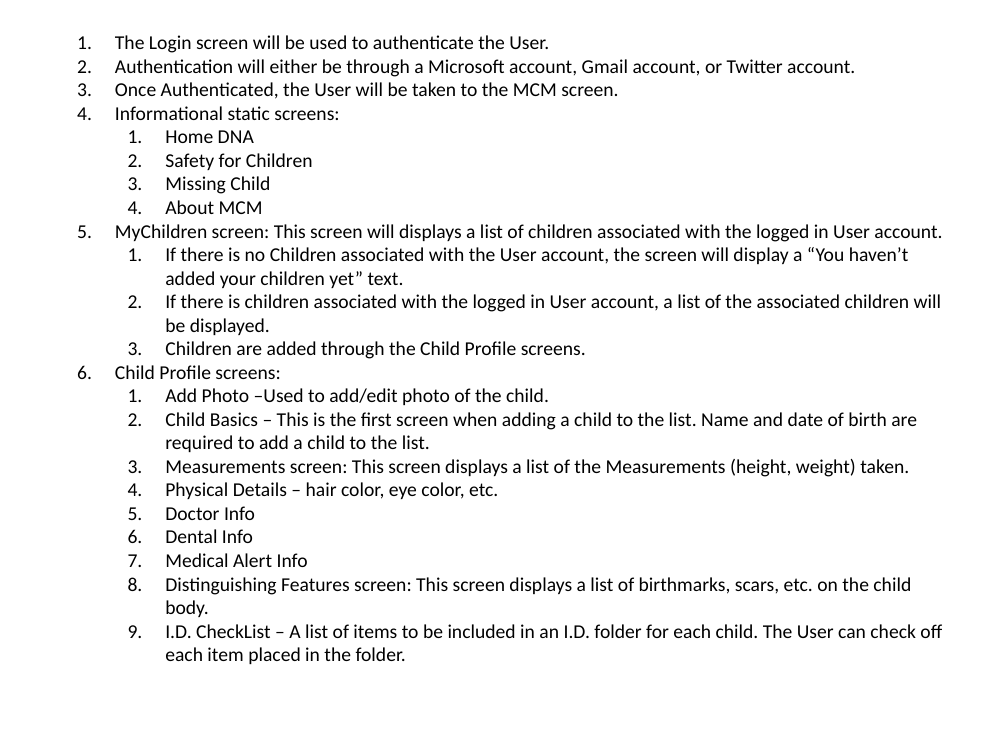
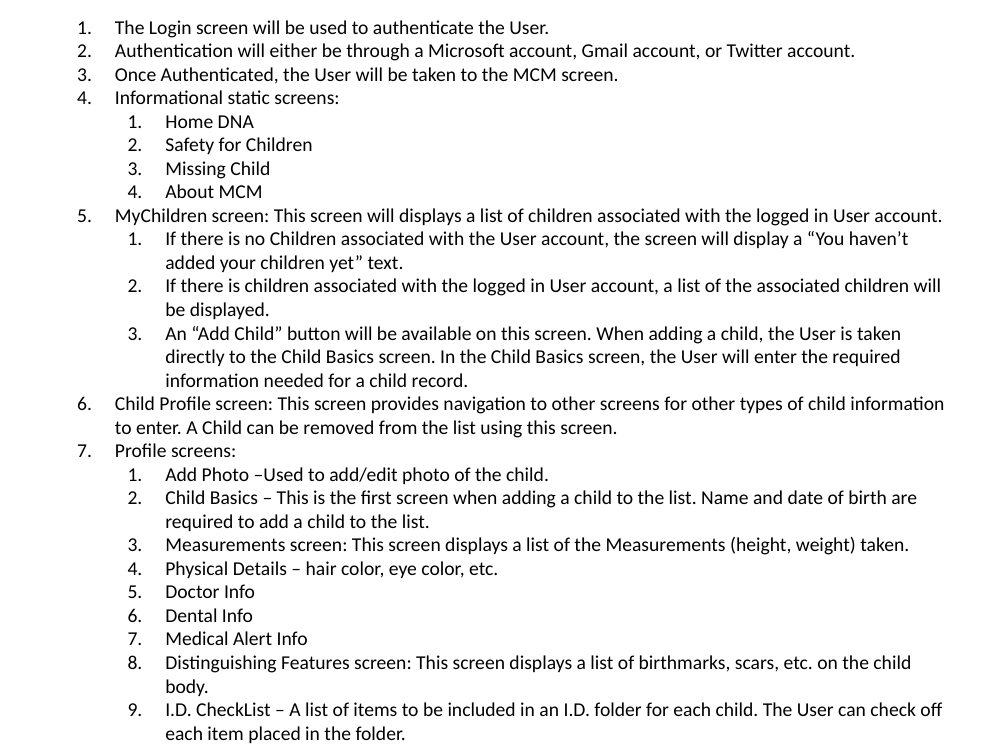
Before and after one commit to Magenic/MissingChildrenMinnesota, a slide deck: slide 3 of Docs/MCM Application Flow.pptx. Drawn at 1008x756 pixels with LibreOffice and Linux fonts; fonts in the diff are those of the drawing. Boxes give left, top, right and bottom in pixels: in the first picture for what was removed or moved away, otherwise in the second. Text is boxed around its words. In the diff, an @@ line names an element or a change of style, - is before the commit and + after.

```diff
--- a/Docs/MCM Application Flow.pptx
+++ b/Docs/MCM Application Flow.pptx
@@ text "The Login screen will be ...": place and size @@
-text "The Login screen will be ..." at box(115, 35, 942, 664)
+text "The Login screen will be ..." at box(115, 20, 944, 743)
@@ text at box(115, 326, 944, 457): text changed @@
-  3. Children are added through the Child Profile screens.
-6. Child Profile screens:
+  3. An “Add Child” button will be available on this screen. When adding a child, the User is taken directly to the Child Basics screen. In the Child Basics screen, the User will enter the required information needed for a child record.
+6. Child Profile screen: This screen provides navigation to other screens for other types of child information to enter. A Child can be removed from the list using this screen.
+7. Profile screens:
```
Also in this commit, not shown: 3 other slides changed, 4 slides added, 3 slides removed.
